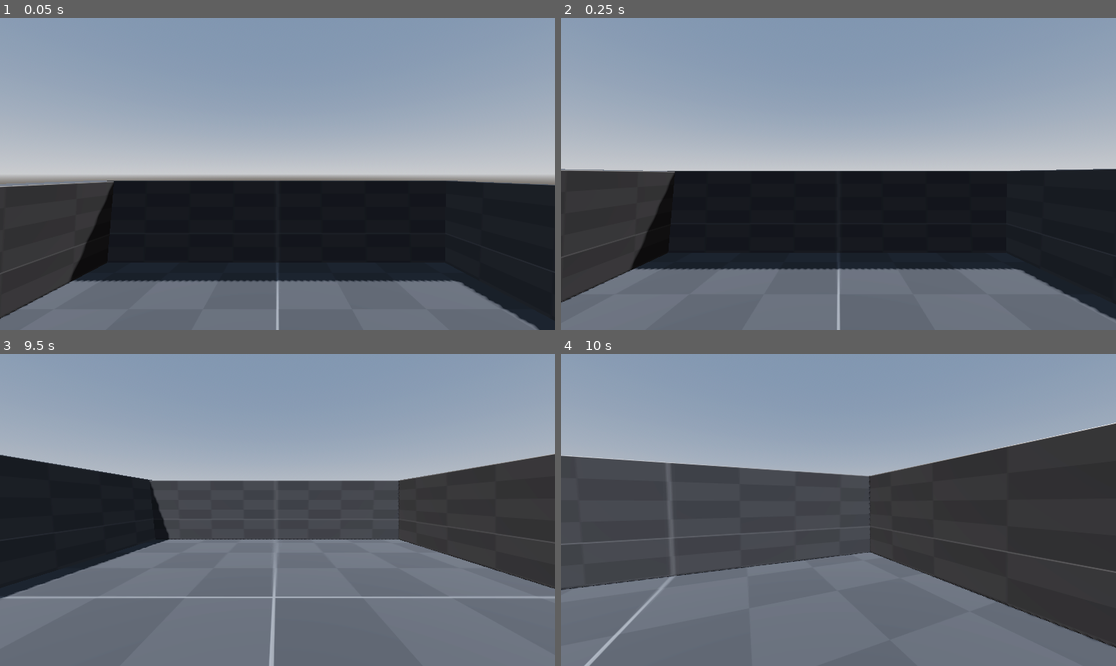
Above: before the commit, frames 1-4 (two rows, left to right).
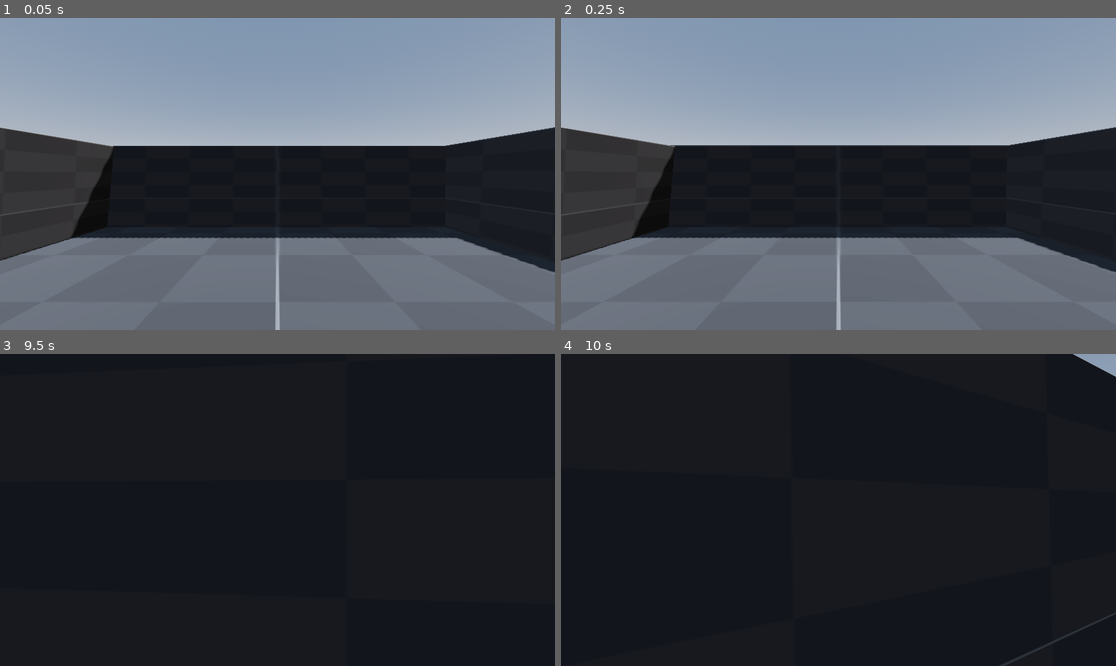
Above: after the commit, the same moments.

Repository: LukeJSimmons/jame-gam-41
Game: Godot game, scene res://scenes/main.tscn
The game is run twice, just before and just after one commit, with the same random seed, the same clock (stepped at 60 frames per second) and the same inputs.
Inputs (mouse positions are in pixels of both pictures, inside the frame that each line leads up to):
- Up to frame 1 (0.05 s): no input
- Up to frame 2 (0.25 s): no input
- Up to frame 3 (9.5 s): move the mouse to (305, 510) at 0.52 s; hold Shift (run) 0.53-1.28 s; hold W (forward) 0.53-5.78 s; move the mouse to (249, 510) at 1.27 s; tap Shift (run) every 1.5 s from 1.35 to 8.85 s; tap Enter at 2, 3.5, 5.75 s; move the mouse to (288, 503) at 2.02 s; hold Shift (run) 2.03-2.78 s; tap Space at 2.75, 5, 6.5 s; move the mouse to (271, 516) at 2.77 s; move the mouse to (316, 513) at 3.52 s; hold Shift (run) 3.53-4.28 s; move the mouse to (233, 506) at 4.27 s; move the mouse to (283, 510) at 5.02 s; hold Shift (run) 5.03-5.78 s; move the mouse to (255, 503) at 5.77 s; hold D (right) 5.78-6.53 s; move the mouse to (305, 510) at 6.52 s; hold Shift (run) 6.53-7.28 s; hold W (forward) 6.53-8.78 s; move the mouse to (249, 510) at 7.27 s; move the mouse to (288, 503) at 8.02 s; hold Shift (run) 8.03-8.78 s; move the mouse to (271, 516) at 8.77 s; hold A (left) from 8.78 s (still down)
- Up to frame 4 (10 s): move the mouse to (877, 513) at 9.52 s; release A (left) at 9.53 s; hold W (forward) from 9.53 s (still down); hold Shift (run) from 9.53 s (still down)

The runs differ from the first frame. In frame 1, 28% of the frame differs, in the area x 0-100%, y 34-100%; in frame 2, 21%; in frame 3, 91%; in frame 4, 99%, in the area x 0-100%, y 0-100%.
Error after the commit: Parse Error: Expected indented block after function declaration. (res://scenes/door/door.gd:24)

Commit message:
Added door model

Diff:
--- /dev/null
+++ b/materials/door_mat.tres
@@ -0,0 +1,9 @@
+[gd_resource type="StandardMaterial3D" load_steps=3 format=3 uid="uid://b4tv1lvswrdni"]
+
+[ext_resource type="Texture2D" uid="uid://d4l6467061e1b" path="res://textures/door_mat_color.png" id="1_rhrr2"]
+[ext_resource type="Texture2D" uid="uid://dnbqc2imt6rjl" path="res://textures/door_mat_metallic.png" id="2_683m4"]
+
+[resource]
+albedo_texture = ExtResource("1_rhrr2")
+metallic = 1.0
+metallic_texture = ExtResource("2_683m4")
--- a/scenes/door/door.gd
+++ b/scenes/door/door.gd
@@ -22,5 +22,5 @@
 	color = Color(randf_range(0,1), randf_range(0,1), randf_range(0,1))
 
 func enter(player):
-	player.position = exit_door.exit_position.global_position
+wwwwwwwww	player.position = exit_door.exit_position.global_position
 	player.rotation.y = exit_door.exit_position.rotation.y
--- a/scenes/main.tscn
+++ b/scenes/main.tscn
@@ -1,8 +1,7 @@
-[gd_scene load_steps=9 format=3 uid="uid://cfewqog2j05q0"]
+[gd_scene load_steps=8 format=3 uid="uid://cfewqog2j05q0"]
 
 [ext_resource type="PackedScene" uid="uid://bnh5rt7pofcft" path="res://scenes/player/player.tscn" id="1_0wfyh"]
 [ext_resource type="PackedScene" uid="uid://c2tflqn684bac" path="res://scenes/enemy/enemy.tscn" id="2_sugp2"]
-[ext_resource type="PackedScene" uid="uid://33rhh8ckrmn5" path="res://scenes/rooms_container.tscn" id="3_jyhfs"]
 [ext_resource type="PackedScene" uid="uid://bdeqltvkbli42" path="res://scenes/rooms/door_rooms/door_room_1.tscn" id="4_tbgi4"]
 
 [sub_resource type="NavigationMesh" id="NavigationMesh_jyhfs"]
@@ -34,22 +33,11 @@
 [node name="NavigationRegion3D" type="NavigationRegion3D" parent="."]
 navigation_mesh = SubResource("NavigationMesh_jyhfs")
 
-[node name="rooms_container" parent="NavigationRegion3D" instance=ExtResource("3_jyhfs")]
-transform = Transform3D(1, 0, 0, 0, 1, 0, 0, 0, 1, 0, -1, 0)
-
-[node name="door_room_1" parent="NavigationRegion3D/rooms_container" instance=ExtResource("4_tbgi4")]
+[node name="NavigationRegion3D_rooms_container#door_room_1" parent="." instance=ExtResource("4_tbgi4")]
 transform = Transform3D(1, 0, 0, 0, 1, 0, 0, 0, 1, 0, 0, -35)
 
-[node name="door" parent="NavigationRegion3D/rooms_container/door_room_1" index="5"]
-color = Color(1, 0, 0, 1)
-exit_door_path = NodePath("../../door_room_2/door")
-
-[node name="door_room_2" parent="NavigationRegion3D/rooms_container" instance=ExtResource("4_tbgi4")]
+[node name="NavigationRegion3D_rooms_container#door_room_2" parent="." instance=ExtResource("4_tbgi4")]
 transform = Transform3D(1, 0, 0, 0, 1, 0, 0, 0, 1, 19, 0, 0)
-
-[node name="door" parent="NavigationRegion3D/rooms_container/door_room_2" index="5"]
-color = Color(1, 0, 0, 1)
-exit_door_path = NodePath("../../door_room_1/door")
 
 [node name="env" type="Node3D" parent="."]
 
@@ -59,6 +47,3 @@
 
 [node name="WorldEnvironment" type="WorldEnvironment" parent="env"]
 environment = SubResource("Environment_tefeu")
-
-[editable path="NavigationRegion3D/rooms_container/door_room_1"]
-[editable path="NavigationRegion3D/rooms_container/door_room_2"]
Binary file added: models/door.fbx
Not shown, added: models/door.fbx.import
Binary file added: textures/door_mat_color.png
Not shown, added: textures/door_mat_color.png.import
Binary file added: textures/door_mat_metallic.png
Not shown, added: textures/door_mat_metallic.png.import
